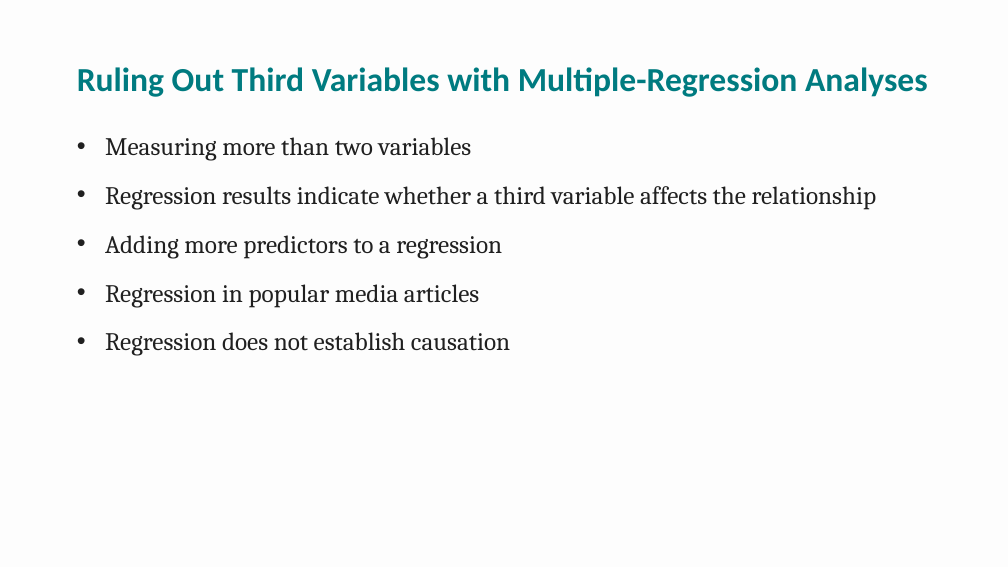
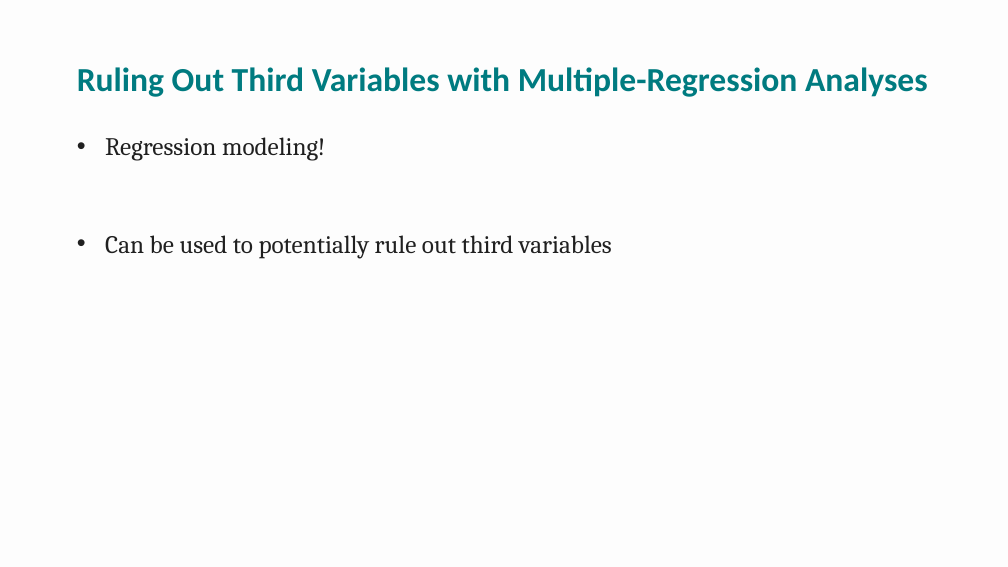
Before and after one commit to npm27/Teaching-Materials, a slide deck: slide 9 of Research Methods/Spring 26/Slides/9 Chapter 9.pptx (slide 10 before the commit). Drawn at 1008x567 pixels with LibreOffice and Linux fonts; fonts in the diff are those of the drawing. Boxes give left, top, right and bottom in pixels: in the first picture for what was removed or moved away, otherwise in the second. Text is boxed around its words. In the diff, an @@ line names an element or a change of style, - is before the commit and + after.

Commit message:
RM Slides

```diff
--- a/Research Methods/Spring 26/Slides/9 Chapter 9.pptx
+++ b/Research Methods/Spring 26/Slides/9 Chapter 9.pptx
@@ text at box(105, 137, 612, 259): text changed @@
-• Measuring more than two variables
-• Regression results indicate whether a third variable affects the relationship
-• Adding more predictors to a regression
-• Regression in popular media articles
-• Regression does not establish causation
+• Regression modeling!
+• Can be used to potentially rule out third variables
```
Also in this commit, not shown: 7 other slides changed, 10 slides added, 4 slides removed, 1 other file.
